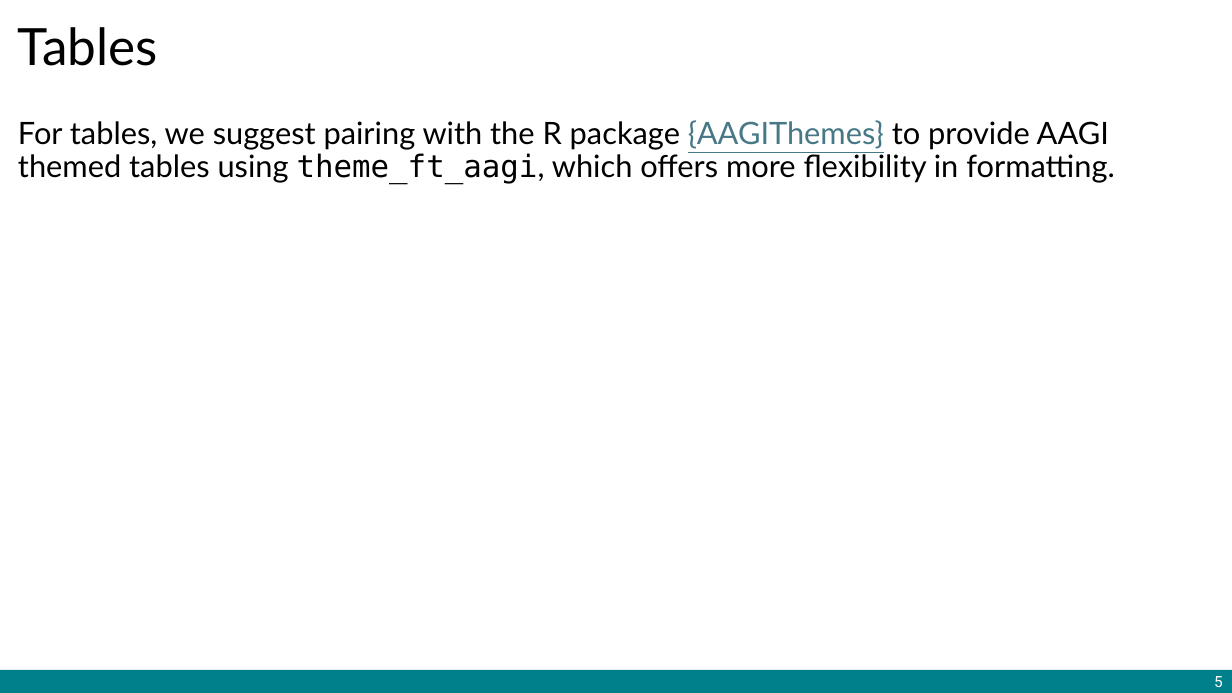
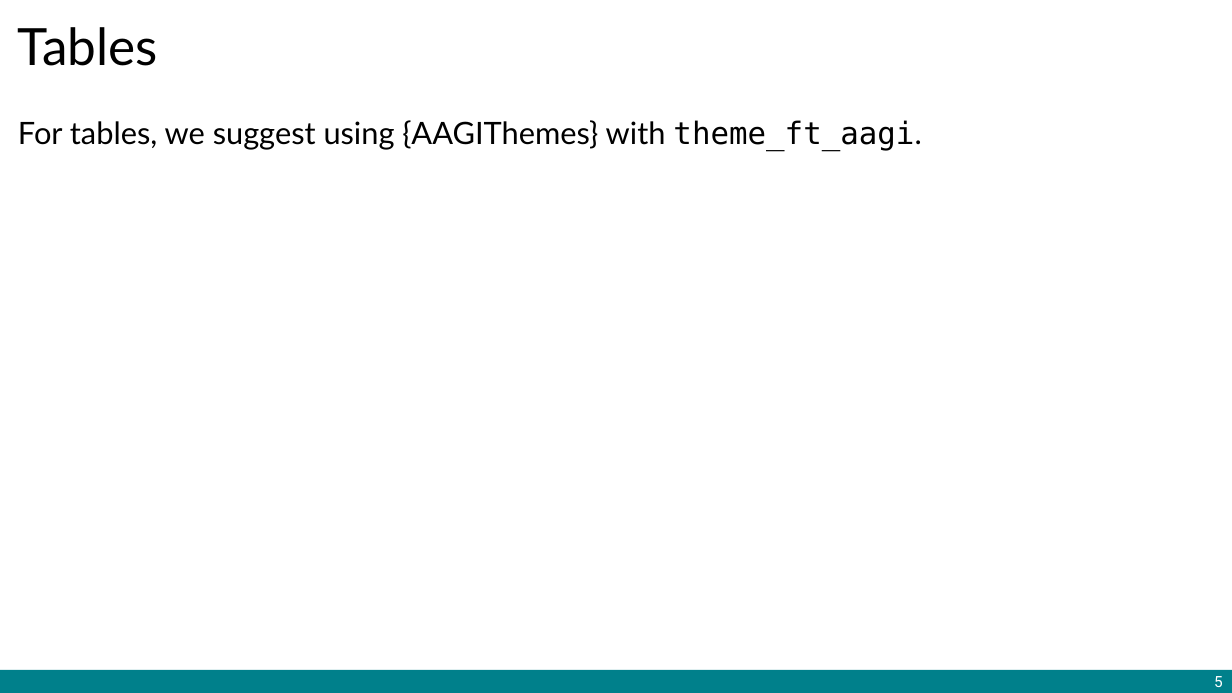
Before and after one commit to AAGI-AUS/AAGIQuarto, a slide deck: slide 5 of template-pptx.pptx. Drawn at 1232x693 pixels with LibreOffice and Linux fonts; fonts in the diff are those of the drawing; background and template pictures are left out. Boxes give left, top, right and bottom in pixels: in the first picture for what was removed or moved away, otherwise in the second. Text is boxed around its words. In the diff, an @@ line names an element or a change of style, - is before the commit and + after.

```diff
--- a/template-pptx.pptx
+++ b/template-pptx.pptx
@@ text at (18,120,921,151): text changed @@
-For tables, we suggest pairing with the R package {AAGIThemes} to provide AAGI themed tables using theme_ft_aagi, which offers more flexibility in formatting.
+For tables, we suggest using {AAGIThemes} with theme_ft_aagi.
```
Also in this commit, not shown: 2 other slides changed, 1 slide added, 1 slide removed, 17 other files.
